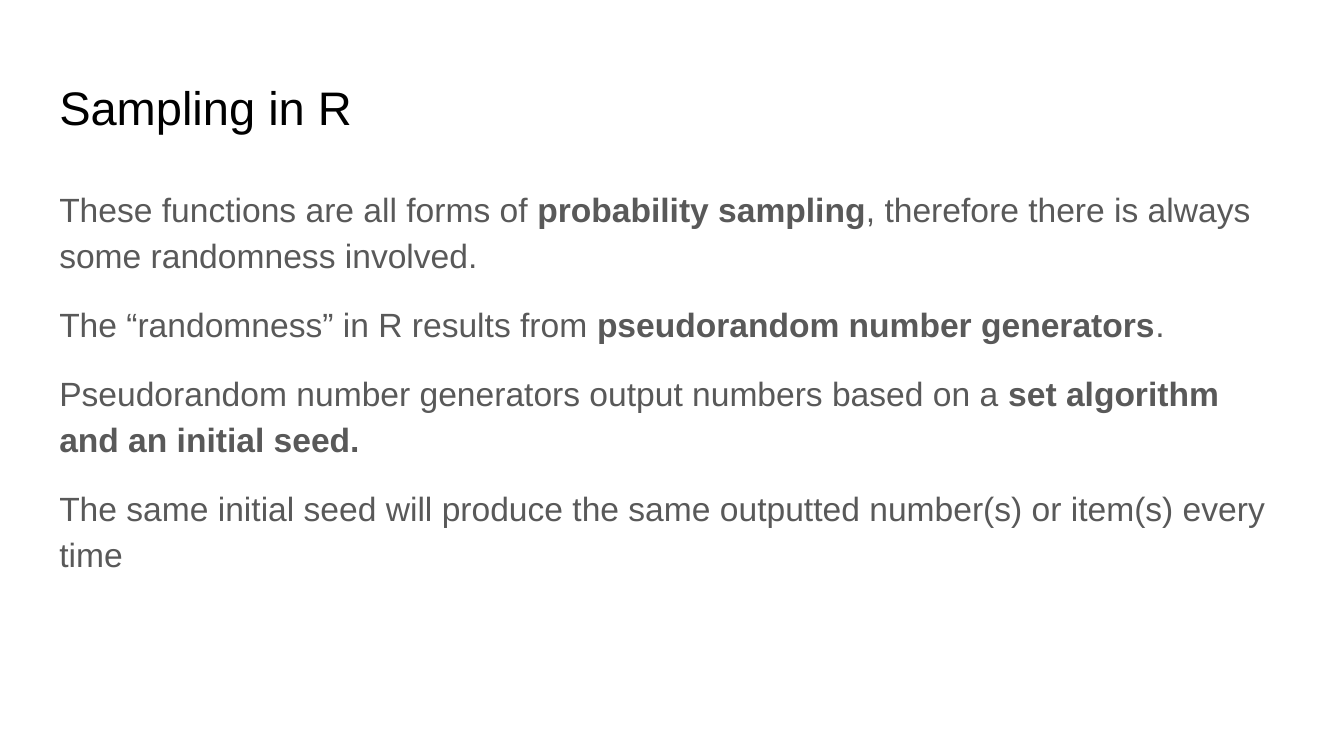
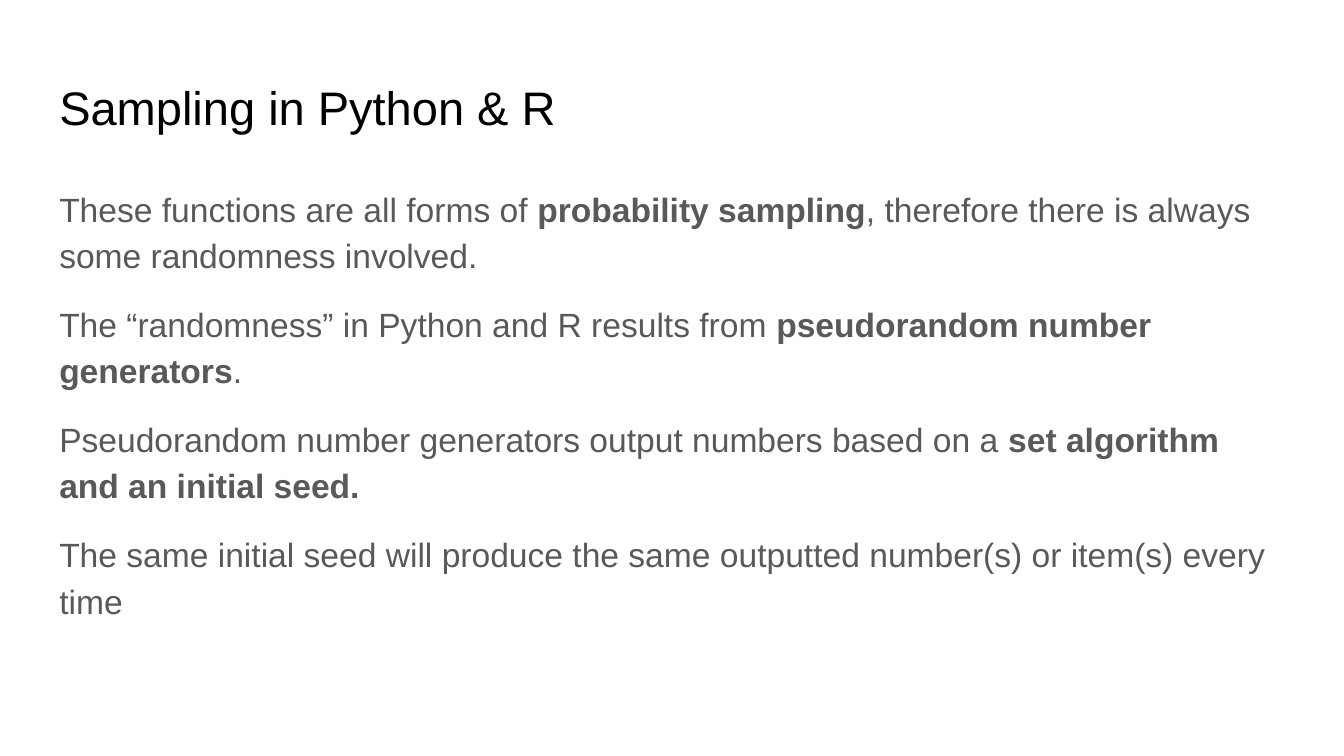
Before and after one commit to UofT-DSI/sampling, a slide deck: slide 4 of lectures/13-Reproducibility-slides.pptx. Drawn at 1344x756 pixels with LibreOffice and Linux fonts; fonts in the diff are those of the drawing. Boxes give left, top, right and bottom in pixels: in the first picture for what was removed or moved away, otherwise in the second. Text is boxed around its words. In the diff, an @@ line names an element or a change of style, - is before the commit and + after.

```diff
--- a/lectures/13-Reproducibility-slides.pptx
+++ b/lectures/13-Reproducibility-slides.pptx
@@ title at box(59, 91, 556, 134): text changed @@
-Sampling in R
+Sampling in Python & R
@@ text at box(59, 312, 1151, 389): text changed @@
-The “randomness” in R results from pseudorandom number generators.
+The “randomness” in Python and R results from pseudorandom number generators.
```
Also in this commit, not shown: 6 other slides changed, 1 slide added, 21 other files.
